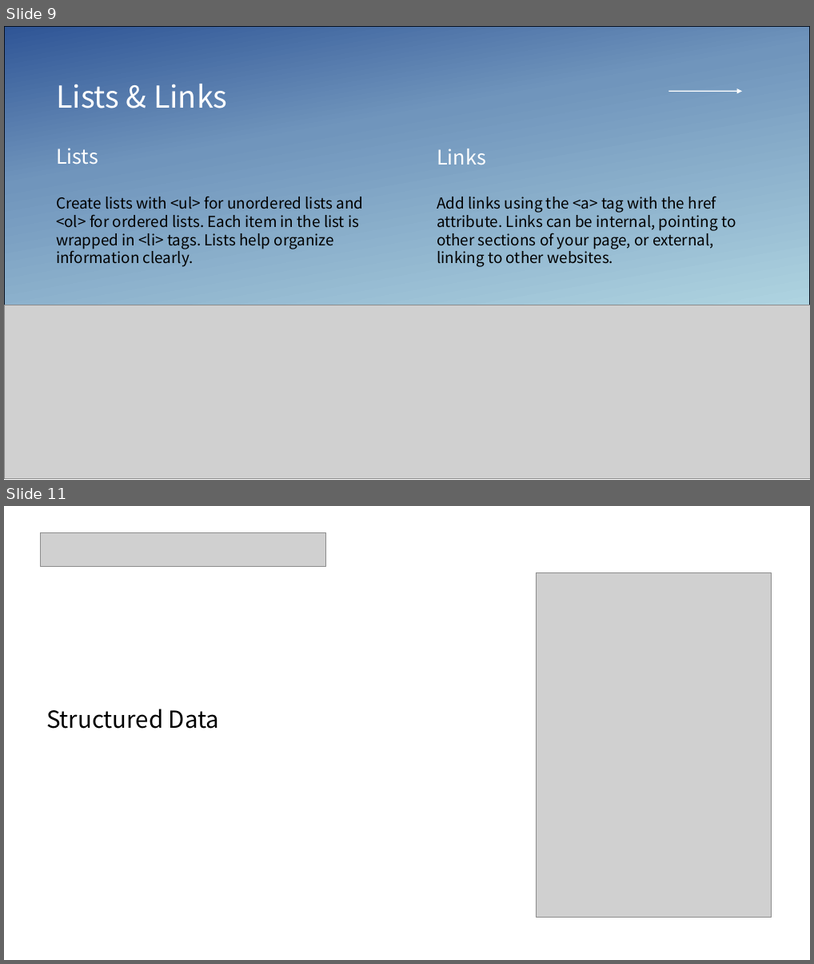
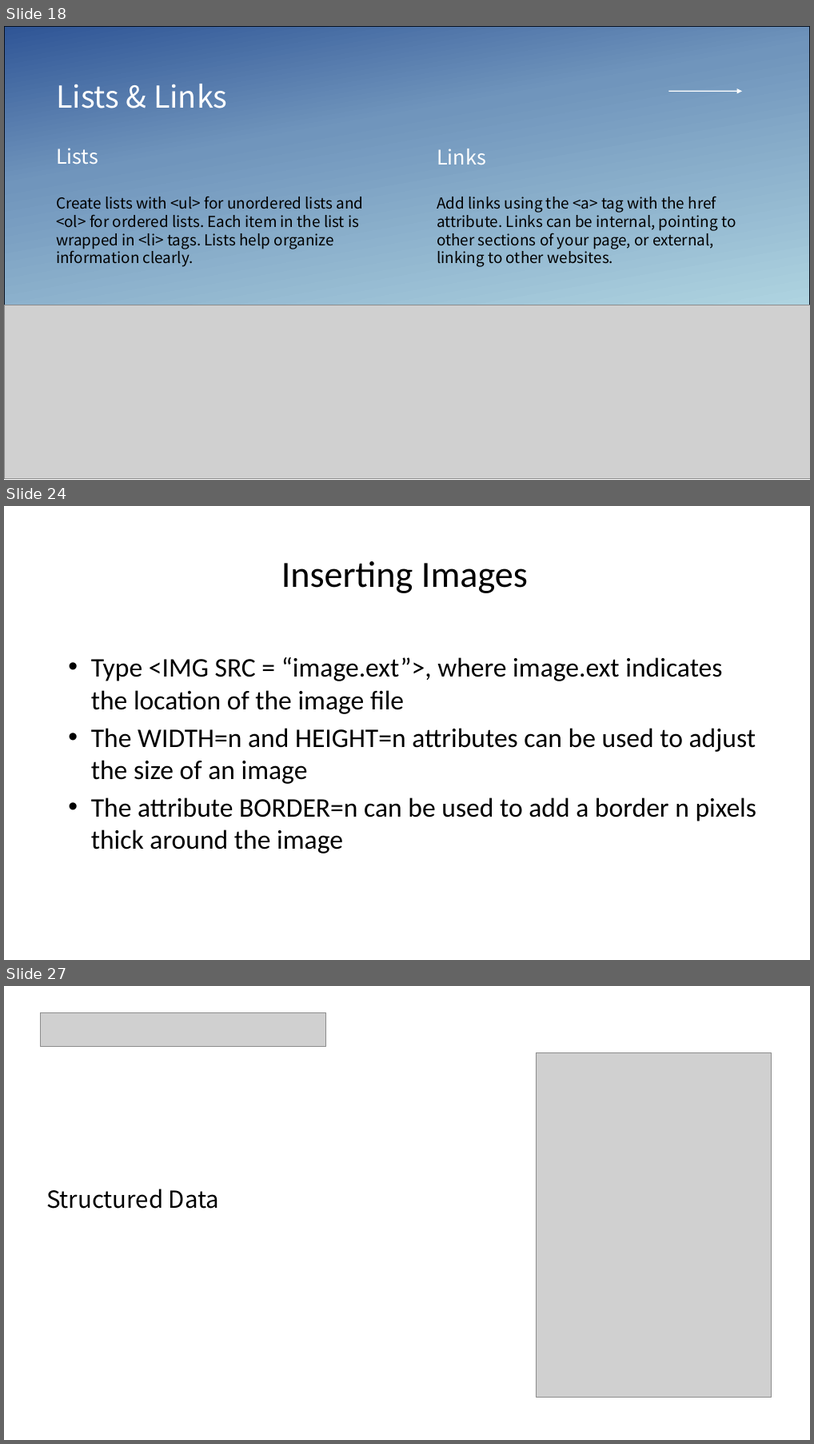
Before and after one commit to seanwhs/HTML-Crash-Course, a slide deck: HTML Crash Course – 1 Day.pptx. Shown one above the other, each under a label of ours: slides 9 and 11 before the commit, slides 18, 24 and 27 after it; the slides between them are not shown. The pictures are 814x964 and 814x1444 pixels, drawn with LibreOffice and Linux fonts; fonts in the diff are those of the drawing; grey boxes stand for pictures. Boxes give left, top, right and bottom in pixels: in the first picture for what was removed or moved away, otherwise in the second. Text is boxed around its words. In the diff, an @@ line names an element or a change of style, - is before the commit and + after.

```diff
--- a/HTML Crash Course – 1 Day.pptx
+++ b/HTML Crash Course – 1 Day.pptx
@@ slide 24 added at box(4, 506, 810, 960), background #FFFFFF @@
@@ text added at box(282, 561, 528, 593), 44 pt, text #000000 @@
+Inserting Images
@@ text added at box(91, 657, 758, 853), 32 pt, text #000000 @@
+• Type <IMG SRC = “image.ext”>, where image.ext indicates the location of the image file
+• The WIDTH=n and HEIGHT=n attributes can be used to adjust the size of an image
+• The attribute BORDER=n can be used to add a border n pixels thick around the image
@@ what was slide 9 is now slide 18 @@
@@ what was slide 11 is now slide 27 @@
```
Also in this commit, not shown: 1 slide changed, 44 other slides added.
